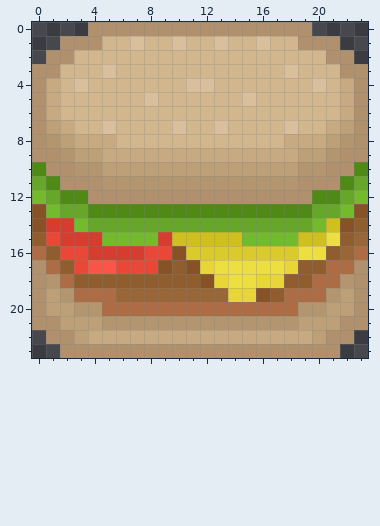
File history of a pixel-art sprite, static/burger1.png. The picture above is the old version.
The file is 24x24 pixels.
And afterwards:
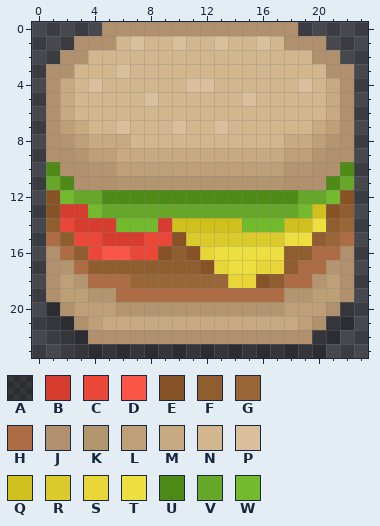
Palette (. is transparent): A #00000040  B #d63d2f  C #eb4738  D #fa5546  E #875326  F #8f5d2e  G #996637  H #ad6c44  J #b0906d  K #b39670  L #bda077  M #c7aa81  N #d1b68e  P #d9bf9c  Q #cfc01d  R #dbca2c  S #e8d638  T #eddf40  U #508a16  V #66a629  W #73ba2d
The edit:
y 0: x 4 J -> .; x 19 J -> .
y 1: x 2 J -> .; x 5 N -> J; x 18 N -> J; x 21 J -> .
y 2: x 1 J -> .; x 3 N -> J; x 20 N -> J; x 22 J -> .
y 3: x 0 J -> .; x 2 N -> J; x 5..6 PN -> NP; x 18 P -> N; x 21 N -> J; x 23 J -> .
y 4: x 0..4 JMNPN -> .JMNP; x 19..23 NPNMJ -> PNMJ.
y 5..6: x 0..2 JMN -> .JM; x 21..23 NMJ -> MJ.
y 7: x 0..3 JLMN -> .JLM; x 5..6 PN -> NP; x 18 P -> N; x 20..23 NMLJ -> MLJ.
y 8: x 0..3 JKLM -> .JKL; x 6 N -> M; x 20..23 MLKJ -> LKJ.
y 9: x 0 J -> .; x 2..3 KL -> JK; x 5 M -> L; x 18 M -> L; x 20..21 LK -> KJ; x 23 J -> .
y 10: x 0..1 UJ -> .U; x 3 K -> J; x 5 L -> K; x 18 L -> K; x 20 K -> J; x 22..23 JU -> U.
y 11: x 0..2 VUJ -> .VU; x 5 K -> J; x 18 K -> J; x 21..23 JUV -> UV.
y 12: x 0..23 WVUUJJJJJJJJJJJJJJJJUUVW -> .EWVVUUUUUUUUUUUUUUVVWE.
y 13: x 0..23 EWVVUUUUUUUUUUUUUUUUVVWE -> .EBBWVVVVVVVVVVVVVVWQEF.
y 14: x 0..23 EBBWVVVVVVVVVVVVVVVVWQEF -> .FCBBBWWWBQQQQQWWWQQTFG.
y 15: x 0..23 FCBBBWWWWBQQQQQWWWWQQTFG -> .HFCCBBBCCERRRRRRRTTFGH.
y 16: x 0..7 HFCCBBBB -> .JHFCDDC; x 9..23 CERRRRRRRRTTFGH -> EFESTTTTTFFHHJ.
y 17: x 0..9 JHFCDDCCCE -> .JKHFFFFFF; x 11..13 EST -> FES; x 16..23 TTSFFHHJ -> SSFHHKJ.
y 18: x 0..23 JKHFFFFFFFFFESTTSSFFHHKJ -> .JLKHHHGGGGGGGSSEFHHKLJ.
y 19: x 0..23 JLKHHHGGGGGGGGSSEFHHHKLJ -> .JLLKKHHHHHHHHHHHHKKLLJ.
y 20: x 0..23 JLLKKHHHHHHHHHHHHHHKKLLJ -> .AJLLLKKKKKKKKKKKKLLLJA.
y 21: x 0..3 JJLL -> .AAJ; x 5..18 KKKKKKKKKKKKKK -> MMMMMMMMMMMMMM; x 20..23 LLJJ -> JAA.
y 22: x 1..22 JJLMMMMMMMMMMMMMMMMLJJ -> .AAJJJJJJJJJJJJJJJJAA.
y 23: x 2..21 JJJJJJJJJJJJJJJJJJJJ -> .AAAAAAAAAAAAAAAAAA.
Boxes around the changes in both pictures, in picture pixels (x1, y1, x2, y2):
changed: (32, 22, 368, 358)
